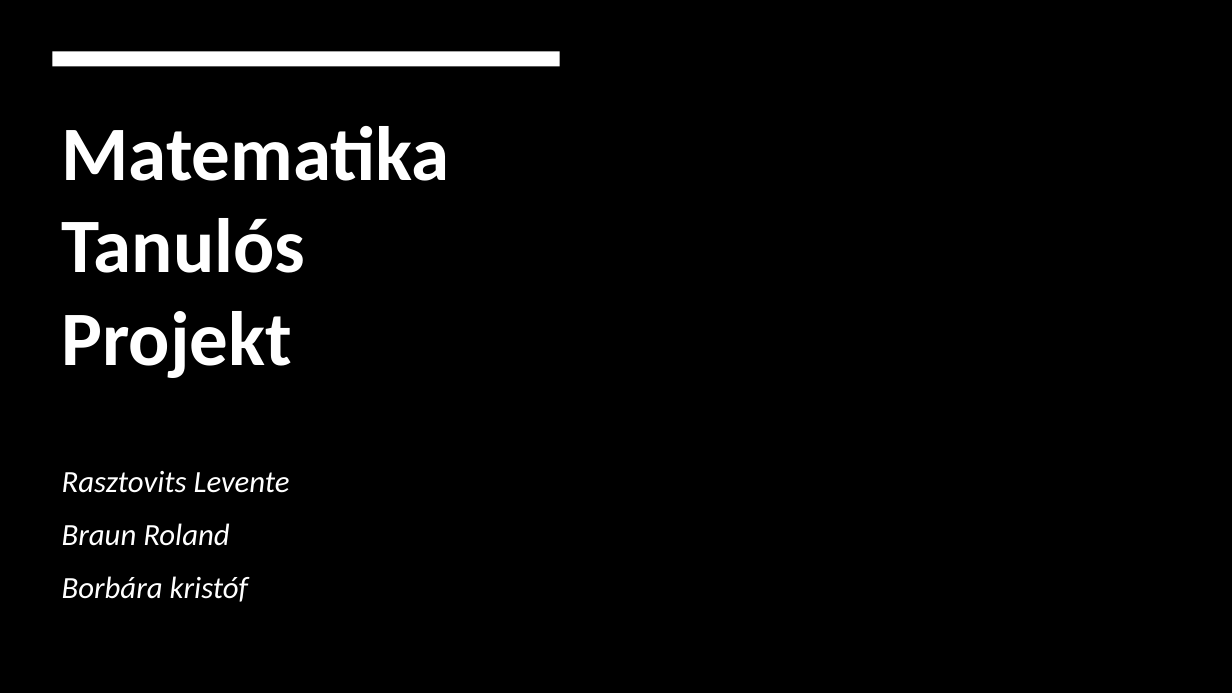
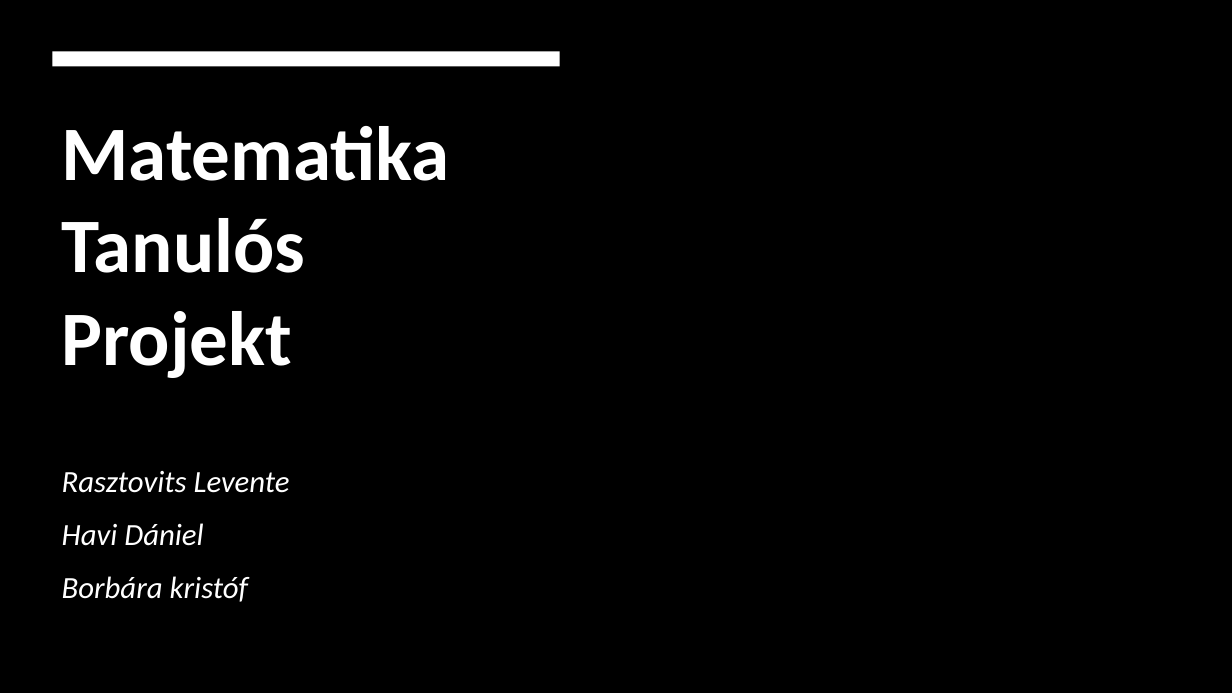
Before and after one commit to etnevelpriv/tanulosProjektMatematika, a slide deck: slide 1 of Dokumentumok/Prezentacio.pptx. Drawn at 1232x693 pixels with LibreOffice and Linux fonts; fonts in the diff are those of the drawing; background and template pictures are left out. Boxes give left, top, right and bottom in pixels: in the first picture for what was removed or moved away, otherwise in the second. Text is boxed around its words. In the diff, an @@ line names an element or a change of style, - is before the commit and + after.

```diff
--- a/Dokumentumok/Prezentacio.pptx
+++ b/Dokumentumok/Prezentacio.pptx
@@ subtitle at bbox=[62, 523, 203, 546]: text changed @@
-Braun Roland
+Havi Dániel
```
Also in this commit, not shown: 1 other slide changed, 2 slides added, 1 slide removed.
